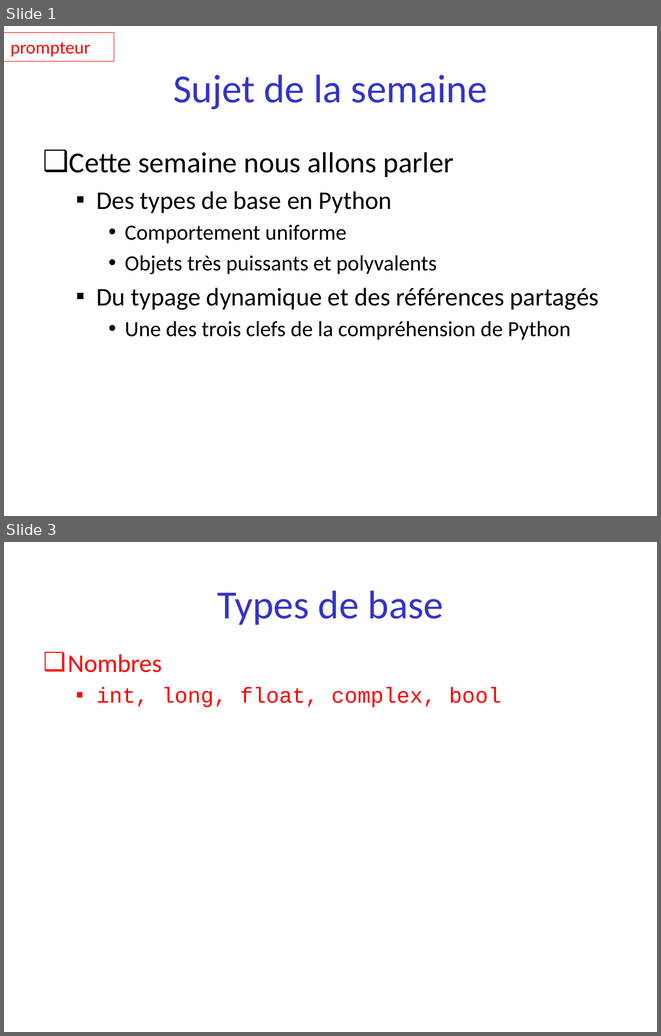
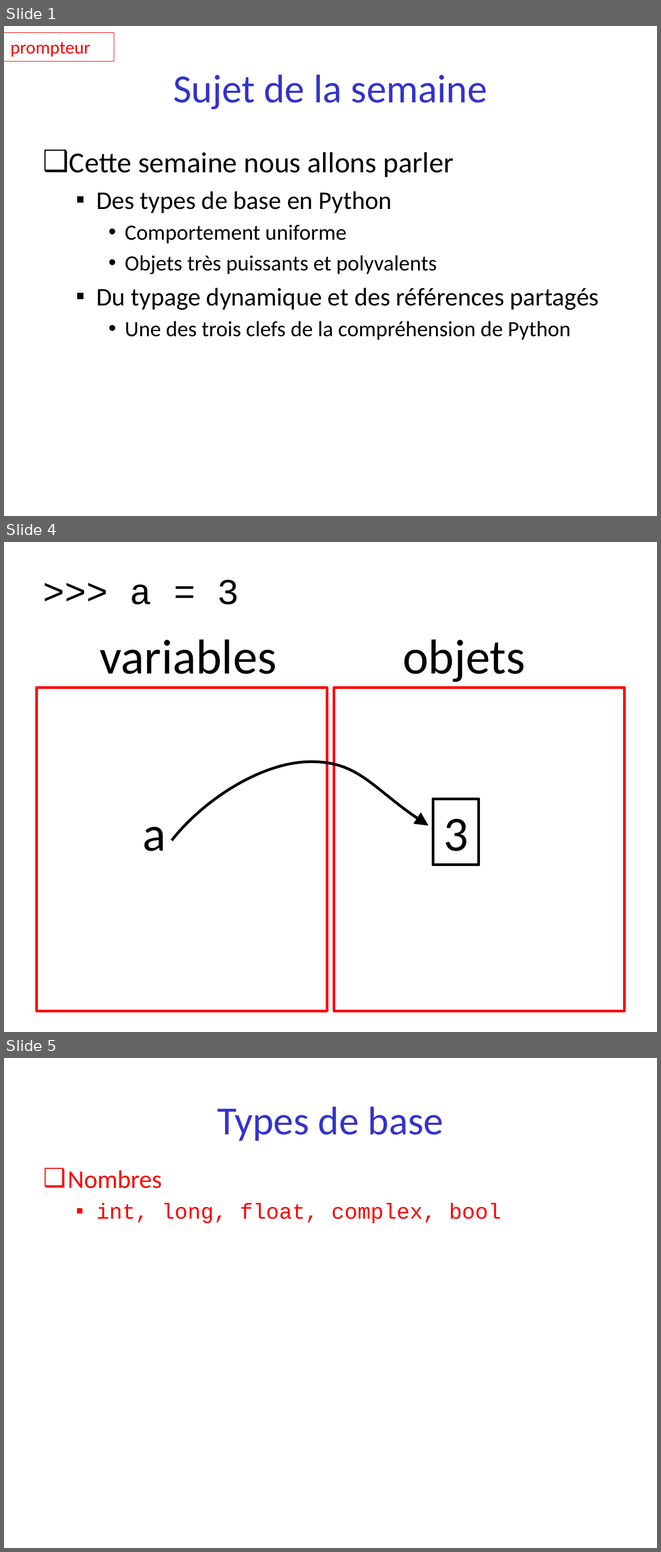
Before and after one commit to parmentelat/flotpython-archive, a slide deck: semaine2/semaine2-1.pptx. Shown one above the other, each under a label of ours: slides 1 and 3 before the commit, slides 1, 4 and 5 after it; the slides between them are not shown. The pictures are 661x1036 and 661x1552 pixels, drawn with LibreOffice and Linux fonts; fonts in the diff are those of the drawing. Boxes give left, top, right and bottom in pixels: in the first picture for what was removed or moved away, otherwise in the second. Text is boxed around its words. In the diff, an @@ line names an element or a change of style, - is before the commit and + after.

```diff
--- a/semaine2/semaine2-1.pptx
+++ b/semaine2/semaine2-1.pptx
@@ slide 4 added at (x1=4, y1=542, x2=657, y2=1032), background #FFFFFF @@
@@ text added at (x1=130, y1=580, x2=239, y2=605), 40 pt, text #000000 @@
+>>> a = 3
@@ text added at (x1=99, y1=640, x2=276, y2=674), 54 pt, text #000000 @@
+variables
@@ text added at (x1=403, y1=640, x2=526, y2=682), 54 pt, text #000000 @@
+objets
@@ rectangle added at (x1=37, y1=688, x2=327, y2=1011), outline #FF0000 3 pt @@
@@ rectangle added at (x1=334, y1=688, x2=624, y2=1011), outline #FF0000 3 pt @@
@@ freeform shape added at (x1=172, y1=761, x2=429, y2=840), outline #000000 3 pt @@
@@ rectangle added at (x1=433, y1=799, x2=479, y2=865), outline #000000 3 pt, 54 pt, text #000000 @@
+3
@@ text added at (x1=143, y1=827, x2=166, y2=851), 54 pt, text #000000 @@
+a
@@ what was slide 3 is now slide 5 @@
```
Also in this commit, not shown: 1 slide changed, 1 other slide added, 2 other files.
